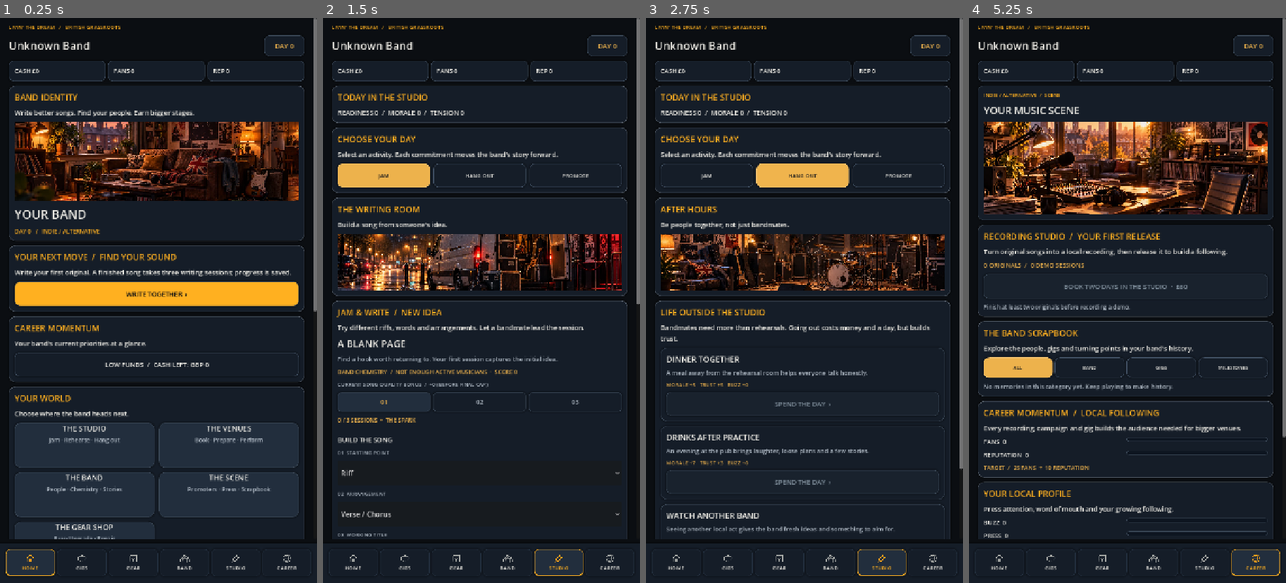
Above: before the commit, frames 1-4 (left to right).
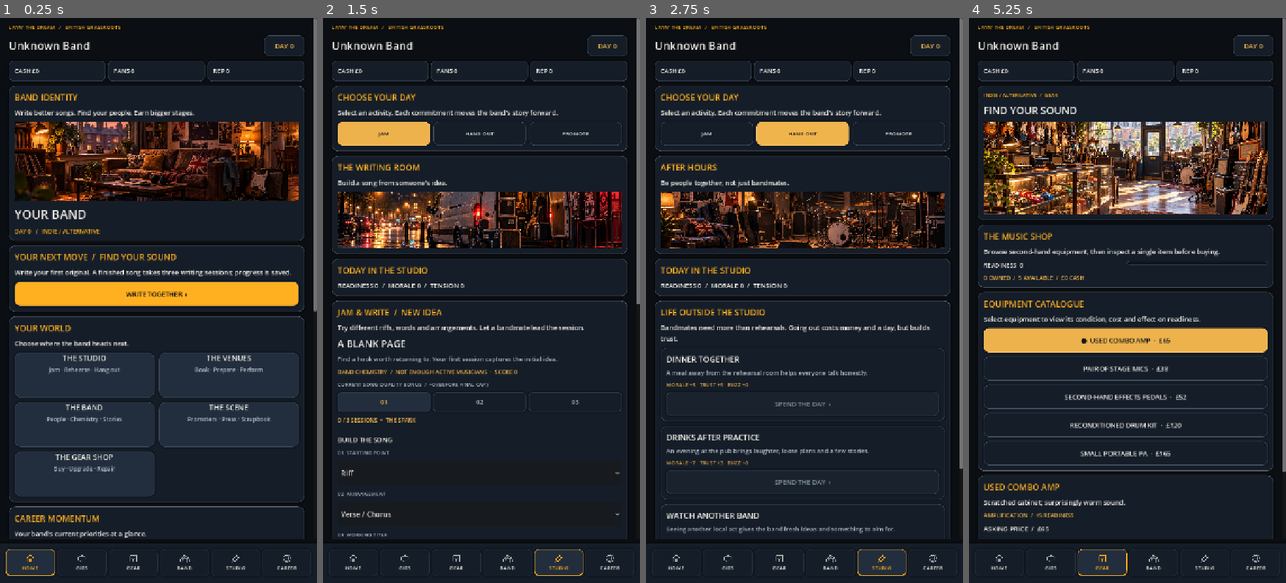
Above: after the commit, the same moments.

Repository: alimuir654-rgb/BandMaster
Game: Godot game, scene res://Scenes/CareerHub.tscn
The game is run twice, just before and just after one commit, with the same random seed, the same clock (stepped at 60 frames per second) and the same inputs. This scene is started directly instead of the project's main scene.
Inputs (mouse positions are in pixels of both pictures, inside the frame that each line leads up to):
- Up to frame 1 (0.25 s): no input
- Up to frame 2 (1.5 s): click "WRITE TOGETHER ›" at 0.5 s; click "JAM" at 1.25 s
- Up to frame 3 (2.75 s): click "HANG OUT" at 2 s
- Up to frame 4 (5.25 s): click "PROMOTE" at 2.75 s; click "HANG OUT" at 3.5 s; click (1000, 560) at 4.27 s; click "LOW FUNDS / CASH LEFT: GBP 0" at 5 s

The runs differ from the first frame. In frame 1, 7.0% of the frame differs, in the area x 2-96%, y 54-93%; in frame 2, 19%; in frame 3, 19%; in frame 4, 27%, in the area x 2-100%, y 13-99%.

Commit message:
Show Home destinations before secondary momentum and studio modes before status detail

Diff:
--- a/Scripts/career_hub.gd
+++ b/Scripts/career_hub.gd
@@ -280,15 +280,6 @@
  var focus := _card("YOUR NEXT MOVE  /  "+str(guidance.get("title","")),str(guidance.get("detail","")))
  var destination := str(guidance.get("tab","ACTIONS"))
  _action(focus,str(guidance.get("action","CONTINUE"))+"  ›",func() -> void: _switch(destination),true)
- var momentum := _card("CAREER MOMENTUM","Your band's current priorities at a glance.")
- for status_entry in Momentum.signals(_state()):
-  var target_tab := str(status_entry["tab"])
-  var signal_button := UI.button(str(status_entry["label"])+"  /  "+str(status_entry["detail"]))
-  signal_button.custom_minimum_size.y = 54
-  signal_button.tooltip_text = str(status_entry["detail"])
-  momentum.add_child(signal_button)
-  signal_button.pressed.connect(func() -> void: _switch(target_tab))
-
  var destinations := _card("YOUR WORLD","Choose where the band heads next.")
  var places := GridContainer.new()
  places.columns = CareerLayout.destination_columns(get_viewport_rect().size.x)
@@ -323,6 +314,15 @@
   tagline.mouse_filter = Control.MOUSE_FILTER_IGNORE
   var target: String = str(data["tab"])
   tile.pressed.connect(func() -> void: _switch(target))
+
+ var momentum := _card("CAREER MOMENTUM","Your band's current priorities at a glance.")
+ for status_entry in Momentum.signals(_state()):
+  var target_tab := str(status_entry["tab"])
+  var signal_button := UI.button(str(status_entry["label"])+"  /  "+str(status_entry["detail"]))
+  signal_button.custom_minimum_size.y = 54
+  signal_button.tooltip_text = str(status_entry["detail"])
+  momentum.add_child(signal_button)
+  signal_button.pressed.connect(func() -> void: _switch(target_tab))
 
  var upcoming: Dictionary = Calendar.pending(_state())
  if not upcoming.is_empty():
@@ -864,14 +864,6 @@
  start.pressed.connect(callback)
 
 func _actions() -> void:
- var upcoming: Dictionary = Calendar.pending(_state())
- var snapshot := _card("TODAY IN THE STUDIO","READINESS %d  /  MORALE %d  /  TENSION %d" % [_num("readiness"),_num("morale"),_num("tension")])
- if not upcoming.is_empty():
-  var countdown := int(upcoming.get("day",1)) - _num("tour_day")
-  if countdown > 0:
-   _label(snapshot,"NEXT SHOW IN %d DAYS  /  %s" % [countdown,str(upcoming.get("venue","VENUE"))],13,UI.MUTED)
-  elif countdown == 0:
-   _action(snapshot,"SHOW DAY  /  HEAD TO THE GIG",func() -> void: _switch("GIGS"),true)
  var mode_titles := {"JAM":"THE WRITING ROOM","HANG OUT":"AFTER HOURS","PROMOTE":"MAKE SOME NOISE"}
  var mode_descriptions := {"JAM":"Build a song from someone's idea.","HANG OUT":"Be people together, not just bandmates.","PROMOTE":"Get your name around town."}
  var switches := _card("CHOOSE YOUR DAY","Select an activity. Each commitment moves the band's story forward.")
@@ -906,6 +898,14 @@
   scene_art.mouse_filter = Control.MOUSE_FILTER_IGNORE
   scene_art.texture = load(image_path)
   scene_card.add_child(scene_art)
+ var upcoming: Dictionary = Calendar.pending(_state())
+ var snapshot := _card("TODAY IN THE STUDIO","READINESS %d  /  MORALE %d  /  TENSION %d" % [_num("readiness"),_num("morale"),_num("tension")])
+ if not upcoming.is_empty():
+  var countdown := int(upcoming.get("day",1)) - _num("tour_day")
+  if countdown > 0:
+   _label(snapshot,"NEXT SHOW IN %d DAYS  /  %s" % [countdown,str(upcoming.get("venue","VENUE"))],13,UI.MUTED)
+  elif countdown == 0:
+   _action(snapshot,"SHOW DAY  /  HEAD TO THE GIG",func() -> void: _switch("GIGS"),true)
  if action_view == "JAM":
   var draft: Dictionary = _extra().get("current_song_draft",{})
   var workshop := _card("JAM & WRITE  /  "+("NEW IDEA" if draft.is_empty() else "WORK IN PROGRESS"),"Try different riffs, words and arrangements. Let a bandmate lead the session.")
